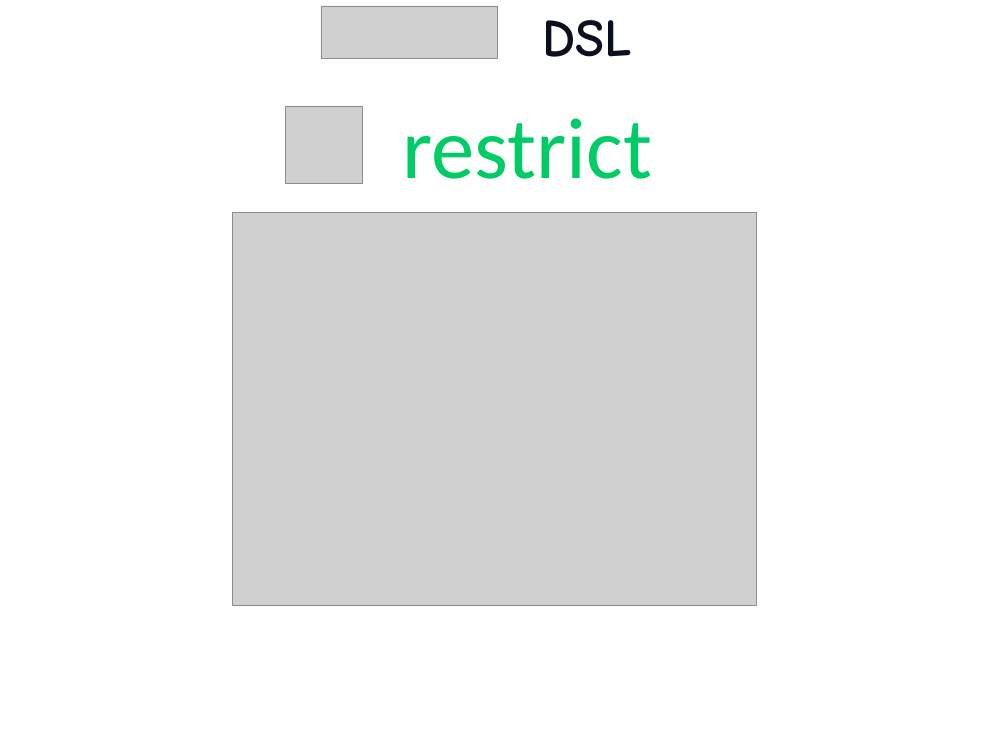
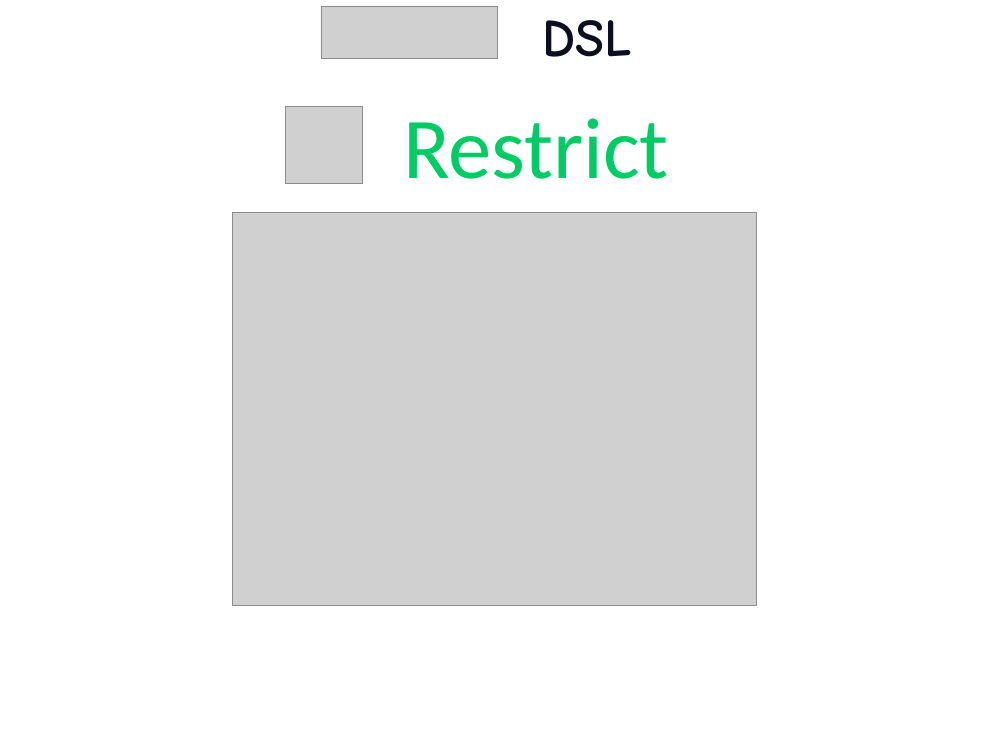
Before and after one commit to etorreborre/oscon-2010, a slide deck: slide 27 of src/main/resources/oscon_2010_specs.pptx (slide 26 before the commit). Drawn at 1008x756 pixels with LibreOffice and Linux fonts; fonts in the diff are those of the drawing; grey boxes stand for pictures; background and template pictures are left out. Boxes give left, top, right and bottom in pixels: in the first picture for what was removed or moved away, otherwise in the second. Text is boxed around its words. In the diff, an @@ line names an element or a change of style, - is before the commit and + after.

```diff
--- a/src/main/resources/oscon_2010_specs.pptx
+++ b/src/main/resources/oscon_2010_specs.pptx
@@ text at box(403, 118, 669, 179): text changed @@
-restrict
+Restrict
```
Also in this commit, not shown: 8 other slides changed, 3 slides added.
